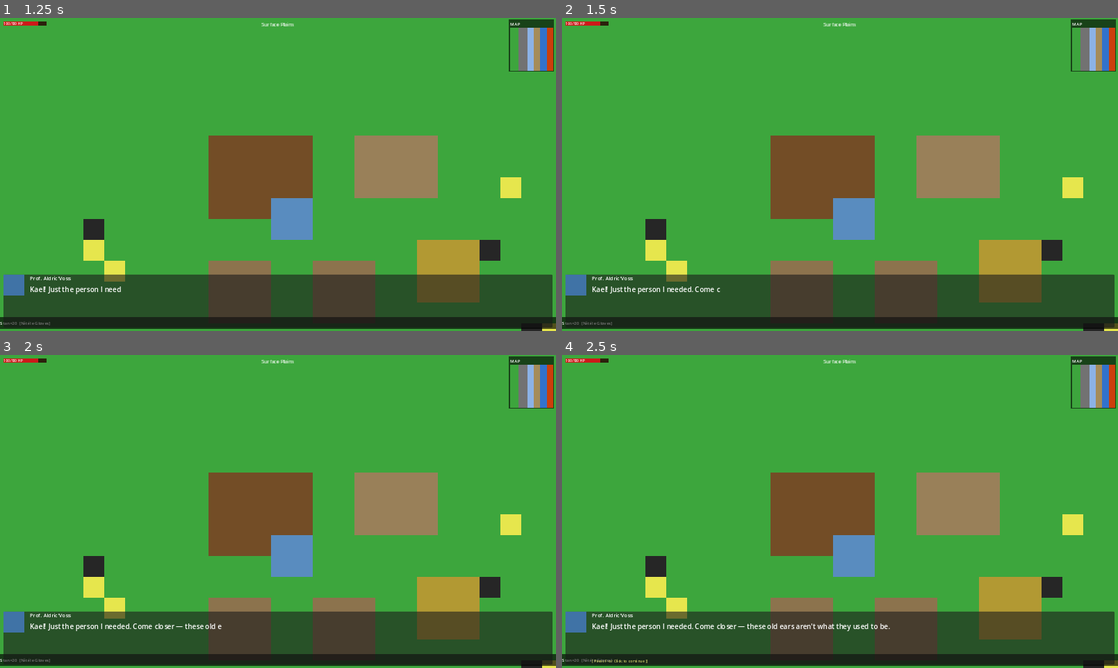
Above: before the commit, frames 1-4 (two rows, left to right).
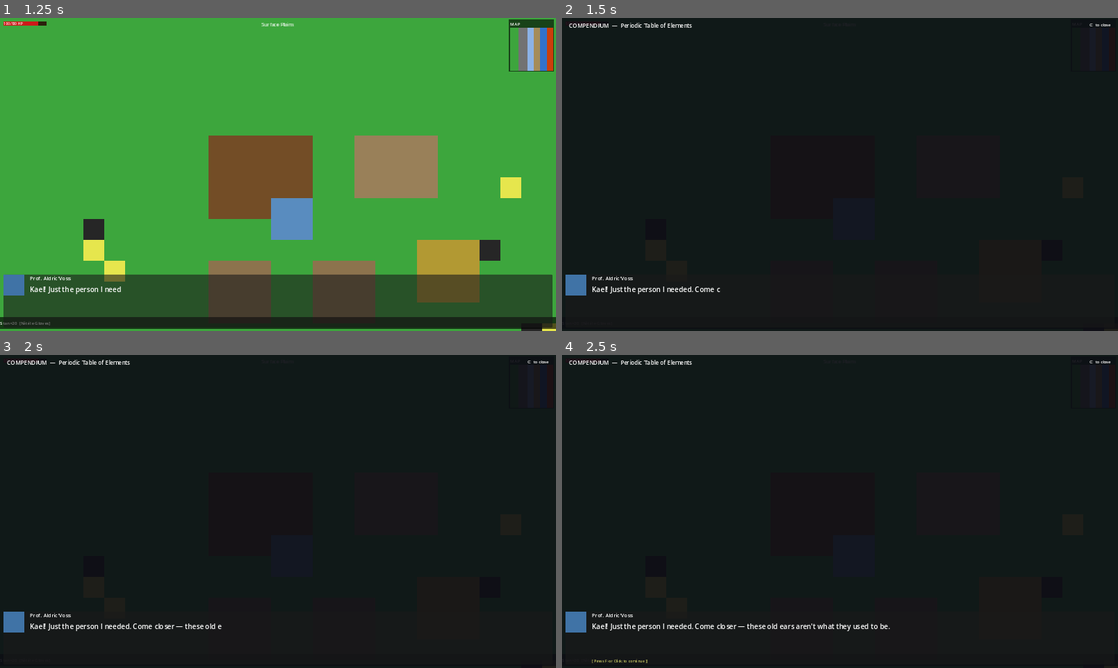
Above: after the commit, the same moments.

Repository: jjdcodingcollective-collab/element-heroes-the-periodic-wars
Game: Godot game, scene res://scenes/world/world.tscn
Same seed, same stepped clock (60 frames per second), same inputs: the game is played once before the commit and once after it.
Inputs (mouse positions are in pixels of both pictures, inside the frame that each line leads up to):
- Up to frame 1 (1.25 s): move the mouse to (400, 158) at 0.52 s; hold D (move_right) from 0.53 s (still down); hold F (interact) from 0.53 s (still down); click (400, 158) at 0.67 s
- Up to frame 2 (1.5 s): move the mouse to (728, 190) at 1.27 s; release D (move_right) at 1.28 s; release F (interact) at 1.28 s; hold S (move_down) from 1.28 s (still down); tap C (open_compendium) at 1.35 s
- Up to frame 3 (2 s): keep holding S (move_down)
- Up to frame 4 (2.5 s): move the mouse to (895, 442) at 2.02 s; release S (move_down) at 2.03 s; hold D (move_right) from 2.03 s (still down); hold F (interact) from 2.03 s (still down)

Frame 1 is identical in both runs. In frame 2, 96% of the frame differs, in the area x 0-100%, y 0-100%; in frame 3, 96%; in frame 4, 96%.
Error after the commit: Cannot call method 'get_children' on a null value. (res://scripts/ui/compendium_ui.gd:22)

Commit message:
Add enemy system and compendium scene
- enemy.gd: patrol/chase AI, contact damage, element drops on death
- enemy.tscn: CharacterBody2D with capsule collision on enemy layer
- world.gd: procedurally spawns ENEMIES_PER_BIOME enemies per biome,
  skipping the village safe zone; drops biome-appropriate elements
- world.tscn: 4 hand-placed enemies in surface plains
- compendium_ui.tscn: full 118-element grid with detail panel,
  colour-coded by category, scroll container, C-key toggle
- hud.tscn: adds Compendium as instanced child
- hud.gd: registers Compendium node in "compendium" group on _ready

Co-Authored-By: Claude Sonnet 4.6 <noreply@anthropic.com>

Diff:
--- /dev/null
+++ b/scenes/ui/compendium_ui.tscn
@@ -0,0 +1,122 @@
+[gd_scene load_steps=2 format=3 uid="uid://compendium_ui"]
+
+[ext_resource type="Script" path="res://scripts/ui/compendium_ui.gd" id="1_compendium"]
+
+; Compendium — full-screen overlay showing all 118 elements as buttons.
+; Press C to toggle. Discovered elements are colour-coded by category;
+; undiscovered ones are dark grey.  Clicking an element shows details.
+
+[node name="Compendium" type="Control"]
+script = ExtResource("1_compendium")
+visible = false
+layout_mode = 3
+anchors_preset = 15
+anchor_right = 1.0
+anchor_bottom = 1.0
+grow_horizontal = 2
+grow_vertical = 2
+z_index = 50
+
+; Semi-transparent dark background
+[node name="Background" type="ColorRect" parent="."]
+layout_mode = 1
+anchors_preset = 15
+anchor_right = 1.0
+anchor_bottom = 1.0
+grow_horizontal = 2
+grow_vertical = 2
+color = Color(0.05, 0.05, 0.08, 0.92)
+
+; Title label
+[node name="Title" type="Label" parent="."]
+layout_mode = 1
+offset_left = 16.0
+offset_top = 8.0
+offset_right = 400.0
+offset_bottom = 32.0
+text = "COMPENDIUM  —  Periodic Table of Elements"
+theme_override_font_sizes/font_size = 13
+
+; Close hint
+[node name="CloseHint" type="Label" parent="."]
+layout_mode = 1
+offset_right = -16.0
+offset_top = 8.0
+offset_bottom = 28.0
+anchor_left = 1.0
+anchor_right = 1.0
+grow_horizontal = 0
+text = "C  to close"
+theme_override_font_sizes/font_size = 10
+horizontal_alignment = 2
+
+; Scrollable container for the element grid
+[node name="ScrollContainer" type="ScrollContainer" parent="."]
+layout_mode = 1
+offset_left = 8.0
+offset_top = 36.0
+offset_right = 820.0
+offset_bottom = -8.0
+anchor_bottom = 1.0
+grow_vertical = 2
+
+; 18-column grid (matches the standard periodic table layout)
+[node name="ElementGrid" type="GridContainer" parent="ScrollContainer"]
+layout_mode = 2
+columns = 18
+theme_override_constants/h_separation = 2
+theme_override_constants/v_separation = 2
+
+; Detail panel on the right side
+[node name="DetailPanel" type="PanelContainer" parent="."]
+layout_mode = 1
+offset_left = 828.0
+offset_top = 36.0
+offset_right = -8.0
+offset_bottom = -8.0
+anchor_right = 1.0
+anchor_bottom = 1.0
+grow_horizontal = 2
+grow_vertical = 2
+
+[node name="VBox" type="VBoxContainer" parent="DetailPanel"]
+layout_mode = 2
+theme_override_constants/separation = 6
+
+[node name="Symbol" type="Label" parent="DetailPanel/VBox"]
+layout_mode = 2
+text = "—"
+theme_override_font_sizes/font_size = 40
+horizontal_alignment = 1
+
+[node name="Name" type="Label" parent="DetailPanel/VBox"]
+layout_mode = 2
+text = "Select an element"
+theme_override_font_sizes/font_size = 14
+horizontal_alignment = 1
+autowrap_mode = 3
+
+[node name="Mass" type="Label" parent="DetailPanel/VBox"]
+layout_mode = 2
+text = ""
+theme_override_font_sizes/font_size = 11
+
+[node name="Category" type="Label" parent="DetailPanel/VBox"]
+layout_mode = 2
+text = ""
+theme_override_font_sizes/font_size = 11
+
+[node name="Biome" type="Label" parent="DetailPanel/VBox"]
+layout_mode = 2
+text = ""
+theme_override_font_sizes/font_size = 11
+
+[node name="HSeparator" type="HSeparator" parent="DetailPanel/VBox"]
+layout_mode = 2
+
+[node name="FunFact" type="Label" parent="DetailPanel/VBox"]
+layout_mode = 2
+text = ""
+theme_override_font_sizes/font_size = 10
+autowrap_mode = 3
+custom_minimum_size = Vector2(0, 60)
--- a/scenes/ui/hud.tscn
+++ b/scenes/ui/hud.tscn
@@ -1,8 +1,9 @@
-[gd_scene load_steps=4 format=3 uid="uid://hud_main"]
+[gd_scene load_steps=5 format=3 uid="uid://hud_main"]
 
 [ext_resource type="Script" path="res://scripts/ui/hud.gd" id="1_hud"]
 [ext_resource type="Script" path="res://scripts/ui/minimap.gd" id="2_minimap"]
 [ext_resource type="Script" path="res://scripts/ui/dialogue_ui.gd" id="3_dialogue"]
+[ext_resource type="PackedScene" path="res://scenes/ui/compendium_ui.tscn" id="4_compendium"]
 
 [node name="HUD" type="CanvasLayer"]
 script = ExtResource("1_hud")
@@ -74,6 +75,9 @@
 theme_override_font_sizes/font_size = 11
 modulate = Color(1, 1, 1, 0.85)
 
+; ── Compendium (full-screen overlay, toggle with C) ──────────────────────────
+[node name="Compendium" parent="." instance=ExtResource("4_compendium")]
+
 ; ── DialogueUI (bottom panel, hidden until NPC interaction) ──────────────────
 [node name="DialogueUI" type="CanvasLayer" parent="."]
 script = ExtResource("3_dialogue")
--- /dev/null
+++ b/scenes/world/enemy.tscn
@@ -0,0 +1,15 @@
+[gd_scene load_steps=4 format=3 uid="uid://enemy_base"]
+
+[ext_resource type="Script" path="res://scripts/world/enemy.gd" id="1_enemy"]
+
+[sub_resource type="CapsuleShape2D" id="CapsuleShape2D_1"]
+radius = 5.0
+height = 10.0
+
+[node name="Enemy" type="CharacterBody2D"]
+script = ExtResource("1_enemy")
+collision_layer = 4
+collision_mask = 3
+
+[node name="CollisionShape2D" type="CollisionShape2D" parent="."]
+shape = SubResource("CapsuleShape2D_1")
--- a/scenes/world/world.tscn
+++ b/scenes/world/world.tscn
@@ -6,6 +6,7 @@
 [ext_resource type="PackedScene" path="res://scenes/ui/crafting_ui.tscn" id="4_crafting"]
 [ext_resource type="PackedScene" path="res://scenes/world/npc.tscn" id="5_npc"]
 [ext_resource type="Script" path="res://scripts/world/game_camera.gd" id="6_camera"]
+[ext_resource type="PackedScene" path="res://scenes/world/enemy.tscn" id="7_enemy"]
 
 [node name="World" type="Node2D"]
 script = ExtResource("1_world")
@@ -36,3 +37,16 @@
 ; Aldric NPC: positioned outside his workshop (~tile 11,11)
 [node name="Aldric" parent="." instance=ExtResource("5_npc")]
 position = Vector2(176, 176)
+
+; Enemies — scattered around the plains edges, away from the starting village
+[node name="Enemy1" parent="." instance=ExtResource("7_enemy")]
+position = Vector2(352, 128)
+
+[node name="Enemy2" parent="." instance=ExtResource("7_enemy")]
+position = Vector2(448, 256)
+
+[node name="Enemy3" parent="." instance=ExtResource("7_enemy")]
+position = Vector2(256, 400)
+
+[node name="Enemy4" parent="." instance=ExtResource("7_enemy")]
+position = Vector2(512, 96)
--- a/scripts/ui/hud.gd
+++ b/scripts/ui/hud.gd
@@ -20,6 +20,9 @@
 func _ready() -> void:
 	add_to_group("ui")
 	dialogue_ui.add_to_group("dialogue_ui")
+	var compendium := get_node_or_null("Compendium")
+	if compendium:
+		compendium.add_to_group("compendium")
 
 func init(player: Node, world: Node) -> void:
 	_player = player
--- /dev/null
+++ b/scripts/world/enemy.gd
@@ -0,0 +1,159 @@
+extends CharacterBody2D
+
+# Enemy — basic patrol AI that chases the player on sight and damages on contact.
+# Drops 1-2 element pickups (DropItem scene) on death.
+#
+# SPRITE SWAP: replace ColorRect placeholder with AnimatedSprite2D.
+
+const SPEED_PATROL: float = 40.0
+const SPEED_CHASE:  float = 80.0
+const SIGHT_RANGE:  float = 96.0   # pixels, detect player within this range
+const ATTACK_RANGE: float = 12.0   # pixels, deal damage when this close
+const ATTACK_DAMAGE: float = 10.0
+const ATTACK_COOLDOWN: float = 1.0
+const MAX_HP: float = 30.0
+
+# Elements this enemy can drop (set via export or by spawner)
+@export var drop_elements: Array[String] = ["Na", "K"]
+@export var drop_count_min: int = 1
+@export var drop_count_max: int = 2
+
+var hp: float = MAX_HP
+var _player: Node2D = null
+var _state: String = "patrol"       # "patrol" | "chase" | "dead"
+var _patrol_dir: Vector2 = Vector2.RIGHT
+var _patrol_timer: float = 0.0
+var _attack_timer: float = 0.0
+var _placeholder: ColorRect = null
+
+func _ready() -> void:
+	add_to_group("enemy")
+	_spawn_placeholder()
+	_patrol_dir = Vector2(randf_range(-1, 1), randf_range(-1, 1)).normalized()
+
+func _spawn_placeholder() -> void:
+	_placeholder = ColorRect.new()
+	_placeholder.color = Color(0.8, 0.15, 0.15)
+	_placeholder.size = Vector2(12, 12)
+	_placeholder.position = Vector2(-6, -6)
+	add_child(_placeholder)
+
+func _physics_process(delta: float) -> void:
+	if _state == "dead":
+		return
+
+	_attack_timer = maxf(_attack_timer - delta, 0.0)
+	_find_player()
+
+	match _state:
+		"patrol":  _do_patrol(delta)
+		"chase":   _do_chase(delta)
+
+	move_and_slide()
+
+func _find_player() -> void:
+	if _player == null:
+		var players := get_tree().get_nodes_in_group("player")
+		if players.size() > 0:
+			_player = players[0] as Node2D
+	if _player == null:
+		return
+	var dist: float = global_position.distance_to(_player.global_position)
+	if dist <= SIGHT_RANGE:
+		_state = "chase"
+	elif _state == "chase":
+		_state = "patrol"
+
+func _do_patrol(delta: float) -> void:
+	_patrol_timer -= delta
+	if _patrol_timer <= 0.0:
+		_patrol_timer = randf_range(1.5, 3.5)
+		_patrol_dir = Vector2(randf_range(-1, 1), randf_range(-1, 1)).normalized()
+	velocity = _patrol_dir * SPEED_PATROL
+
+func _do_chase(delta: float) -> void:
+	if _player == null:
+		return
+	var to_player: Vector2 = (_player.global_position - global_position).normalized()
+	var dist: float = global_position.distance_to(_player.global_position)
+	velocity = to_player * SPEED_CHASE
+
+	# Deal contact damage
+	if dist <= ATTACK_RANGE and _attack_timer <= 0.0:
+		if _player.has_method("take_damage"):
+			_player.take_damage(ATTACK_DAMAGE)
+		_attack_timer = ATTACK_COOLDOWN
+		_spawn_damage_label()
+
+func take_damage(amount: float) -> void:
+	if _state == "dead":
+		return
+	hp = maxf(hp - amount, 0.0)
+	_spawn_hit_label(amount)
+	if hp <= 0.0:
+		_die()
+
+func _die() -> void:
+	_state = "dead"
+	velocity = Vector2.ZERO
+	_drop_elements()
+	queue_free()
+
+func _drop_elements() -> void:
+	var count: int = int(randf_range(drop_count_min, drop_count_max + 1))
+	for i: int in range(count):
+		var symbol: String = drop_elements[randi() % drop_elements.size()]
+		_spawn_drop_label(symbol)
+		# Add directly to player inventory if in range
+		var players := get_tree().get_nodes_in_group("player")
+		if players.size() > 0:
+			var p: Node = players[0]
+			if p.has_method("get_node"):
+				var inv := p.get_node_or_null("Inventory")
+				if inv and inv.has_method("add_element"):
+					var amount: float = snappedf(randf_range(0.1, 1.0), 0.01)
+					inv.add_element(symbol, amount)
+
+func _spawn_hit_label(amount: float) -> void:
+	var label := Label.new()
+	label.text = "-%.0f" % amount
+	label.add_theme_font_size_override("font_size", 9)
+	label.modulate = Color(1.0, 0.5, 0.0)
+	label.position = global_position + Vector2(-8, -20)
+	label.z_index = 100
+	get_parent().add_child(label)
+	var tween: Tween = get_tree().create_tween()
+	tween.set_parallel(true)
+	tween.tween_property(label, "position:y", label.position.y - 18, 0.8)
+	tween.tween_property(label, "modulate:a", 0.0, 0.8)
+	tween.tween_callback(label.queue_free).set_delay(0.8)
+
+func _spawn_damage_label() -> void:
+	if _player == null:
+		return
+	var label := Label.new()
+	label.text = "-%d HP" % int(ATTACK_DAMAGE)
+	label.add_theme_font_size_override("font_size", 9)
+	label.modulate = Color(1.0, 0.2, 0.2)
+	label.position = _player.global_position + Vector2(-20, -24)
+	label.z_index = 100
+	get_parent().add_child(label)
+	var tween: Tween = get_tree().create_tween()
+	tween.set_parallel(true)
+	tween.tween_property(label, "position:y", label.position.y - 20, 1.0)
+	tween.tween_property(label, "modulate:a", 0.0, 1.0)
+	tween.tween_callback(label.queue_free).set_delay(1.0)
+
+func _spawn_drop_label(symbol: String) -> void:
+	var label := Label.new()
+	label.text = "+%s" % symbol
+	label.add_theme_font_size_override("font_size", 9)
+	label.modulate = Color(0.5, 1.0, 0.5)
+	label.position = global_position + Vector2(-8, -16)
+	label.z_index = 100
+	get_parent().add_child(label)
+	var tween: Tween = get_tree().create_tween()
+	tween.set_parallel(true)
+	tween.tween_property(label, "position:y", label.position.y - 24, 1.2)
+	tween.tween_property(label, "modulate:a", 0.0, 1.2)
+	tween.tween_callback(label.queue_free).set_delay(1.2)
--- a/scripts/world/world.gd
+++ b/scripts/world/world.gd
@@ -51,11 +51,16 @@
 var tile_data: Dictionary = {}
 var tile_nodes: Dictionary = {}  # Vector2i -> ColorRect
 
+const ENEMY_SCENE: String = "res://scenes/world/enemy.tscn"
+# Enemies per biome spawned at world start (in addition to hand-placed scene instances)
+const ENEMIES_PER_BIOME: int = 3
+
 func _ready() -> void:
 	_generate_world()
 	_spawn_village()
 	# Wire HUD and CraftingUI after the full scene tree is loaded
 	call_deferred("_init_ui")
+	call_deferred("_spawn_enemies")
 
 func _init_ui() -> void:
 	var player := get_node_or_null("Player")
@@ -206,3 +211,42 @@
 	var biome := _get_biome(tile_coords.x)
 	_create_tile(tile_coords, _base_color(biome.base), biome.base, "", true)
 	return element
+
+func _spawn_enemies() -> void:
+	var enemy_scene: PackedScene = load(ENEMY_SCENE)
+	if enemy_scene == null:
+		return
+	# Village safe zone: tiles 8–24, skip spawning there
+	const SAFE_X_MIN: int = 8
+	const SAFE_X_MAX: int = 24
+	const SAFE_Y_MIN: int = 8
+	const SAFE_Y_MAX: int = 24
+
+	for biome: Dictionary in BIOMES:
+		var bx_start: int = int(biome.x_start)
+		var bx_end:   int = int(biome.x_end)
+		var elements: Array = biome.elements
+		if elements.is_empty():
+			continue
+		for _i: int in range(ENEMIES_PER_BIOME):
+			# Pick a random passable tile in this biome
+			var attempts: int = 0
+			while attempts < 20:
+				attempts += 1
+				var tx: int = randi_range(bx_start, bx_end)
+				var ty: int = randi_range(0, WORLD_HEIGHT - 1)
+				# Skip village safe zone
+				if tx >= SAFE_X_MIN and tx <= SAFE_X_MAX and ty >= SAFE_Y_MIN and ty <= SAFE_Y_MAX:
+					continue
+				var td: Dictionary = tile_data.get(Vector2i(tx, ty), {})
+				if not td.get("passable", false):
+					continue
+				var enemy: CharacterBody2D = enemy_scene.instantiate()
+				enemy.position = Vector2(tx * TILE_SIZE + TILE_SIZE / 2, ty * TILE_SIZE + TILE_SIZE / 2)
+				# Assign drop elements from this biome
+				var drops: Array[String] = []
+				for sym: String in elements:
+					drops.append(sym)
+				enemy.drop_elements = drops
+				add_child(enemy)
+				break
Not shown: 1 places in scenes/world/world.tscn that only renumber resources
